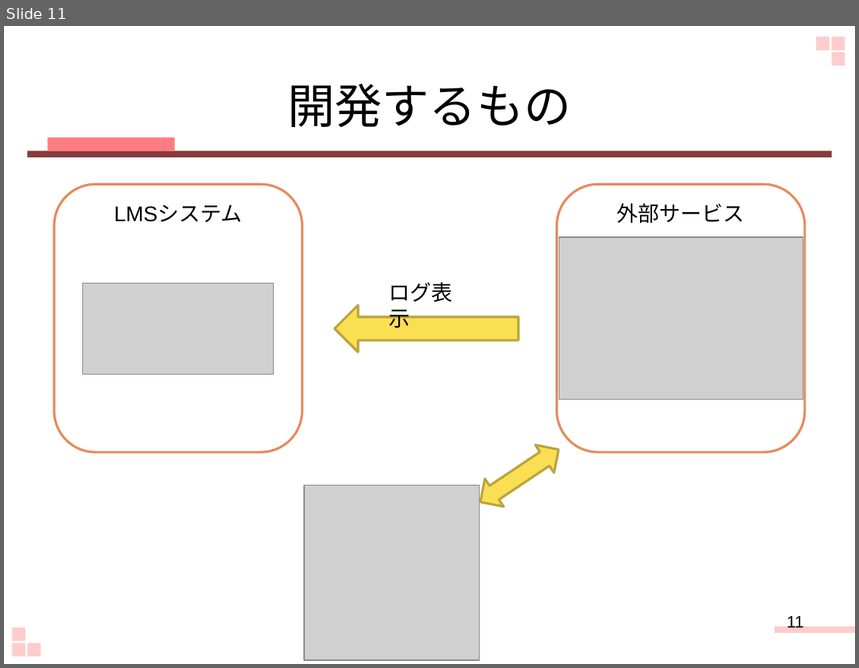
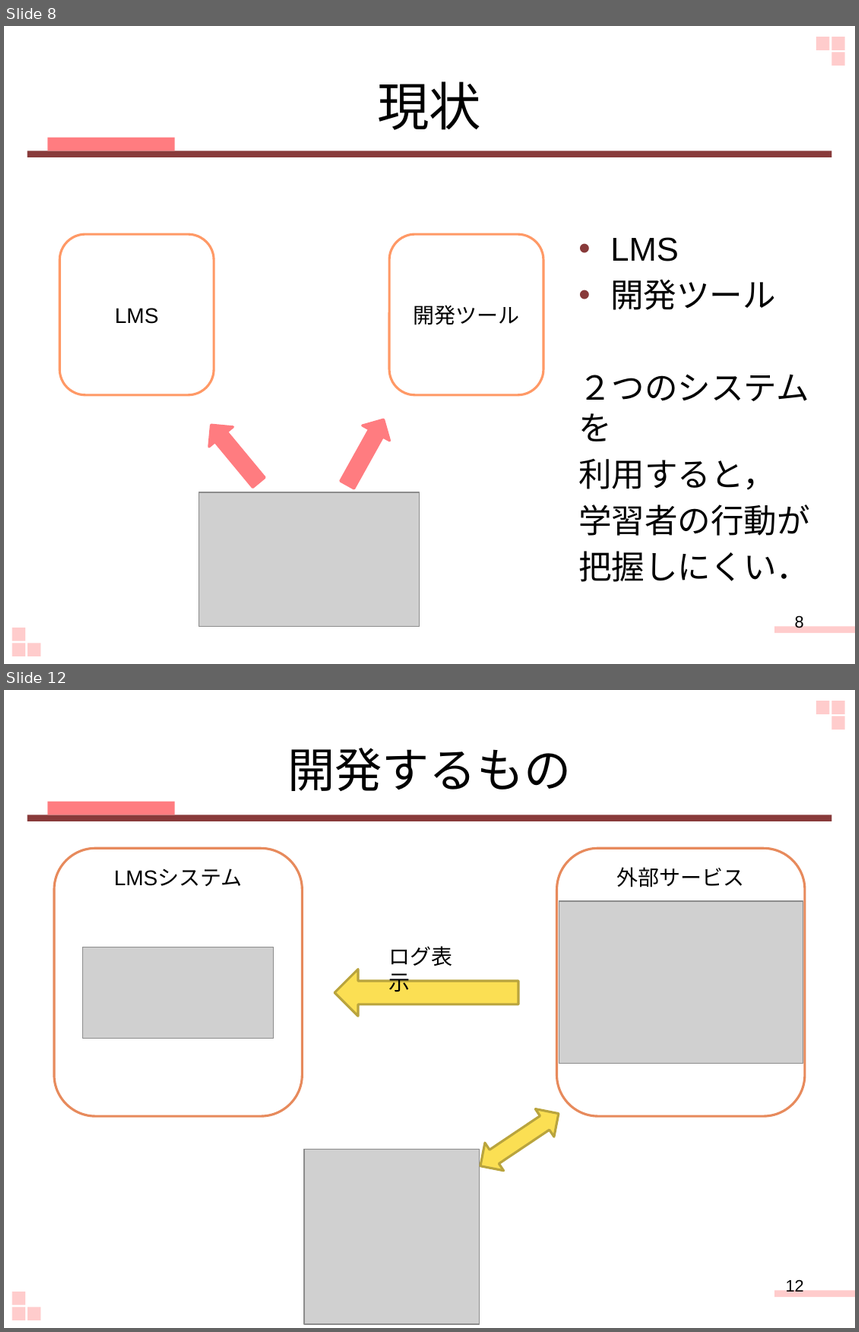
Before and after one commit to keimatsui/kadai, a slide deck: 卒業論文/2012/野口杏子/最終発表.pptx. Shown one above the other, each under a label of ours: slide 11 before the commit, slides 8 and 12 after it; the slides between them are not shown. The pictures are 859x668 and 859x1332 pixels, drawn with LibreOffice and Linux fonts; fonts in the diff are those of the drawing; grey boxes stand for pictures. Boxes give left, top, right and bottom in pixels: in the first picture for what was removed or moved away, otherwise in the second. Text is boxed around its words. In the diff, an @@ line names an element or a change of style, - is before the commit and + after.

```diff
--- a/卒業論文/2012/野口杏子/最終発表.pptx
+++ b/卒業論文/2012/野口杏子/最終発表.pptx
@@ slide 8 added at (4,26,855,664), background #FFFFFF; not listed: 9 template elements that a slide beside it also shows @@
@@ title added at (377,81,481,130), 44 pt, text #000000 @@
+現状
@@ rounded rectangle added at (59,234,214,395), fill #FFFFFF, outline #FF9966 2 pt, 18 pt, text #000000 @@
+LMS
@@ rounded rectangle added at (389,234,544,395), fill #FFFFFF, outline #FF9966 2 pt, 18 pt, text #000000 @@
+開発ツール
@@ text added at (579,237,810,582), 28 pt, text #000000 @@
+• LMS
+• 開発ツール
+２つのシステムを
+利用すると，
+学習者の行動が
+把握しにくい．
@@ right arrow added at (334,413,398,493), fill #FF7C80, outline #FF7C80 2 pt @@
@@ right arrow added at (199,415,271,493), fill #FF7C80, outline #FF7C80 2 pt @@
@@ picture added at (199,493,420,626) @@
@@ page number added at (795,615,804,629), 14 pt, text #000000 @@
+8
@@ what was slide 11 is now slide 12 @@
@@ page number at (786,1280,804,1292): text changed @@
-11
+12
```
Also in this commit, not shown: 7 slides changed.
